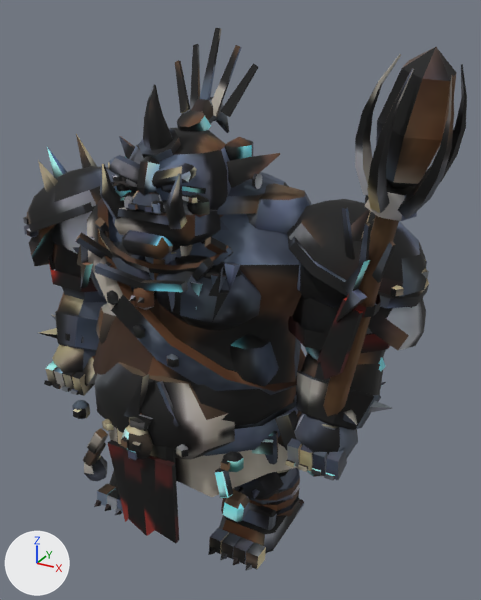
What one commit did to the glTF model public/models/ogre_mage.glb.
Rendered twice from a 50 mm camera at (2.32, -3.73, 3.62) aimed at (0.23, 0.06, 1.72). Lighting does not change. The marker at lower left points along +X, +Y and +Z. The picture after the commit comes second. Where no turn or scale is listed for an object, it has been applied to the vertices. Vertices at exactly the same position are counted once.

In view in the first picture: 'ArmL', 'ArmR', 'Head', 'LegL', 'LegR', 'Torso', 'Weapon'.
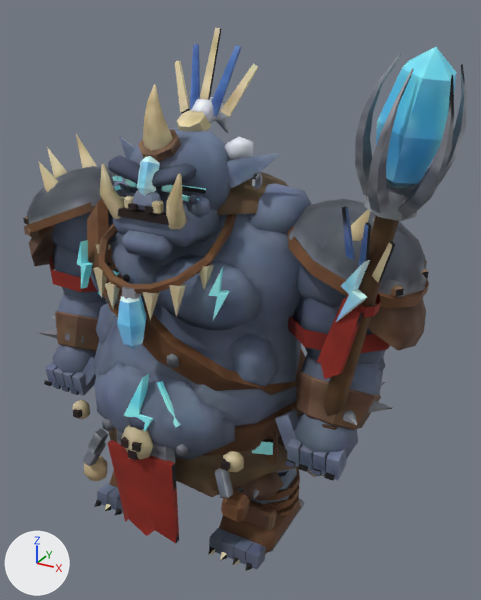
Location of each change, (x1, y1, x2, y2) in pixels of the pictures (481 x 600 px; the box of a moved part takes in the faces that stretch with it):
part 1 of me_legl, surface changed (grey to blue): (97, 471, 123, 516) in both
part 2 of me_legr, surface changed: (208, 391, 304, 571) in both
part 3 of me_torso, moved or reshaped (not visible before): after (93, 267, 107, 299)
part 4 of me_torso, moved or reshaped (not visible before): after (105, 282, 120, 310)
part 5 of me_torso, moved or reshaped: before (211, 274, 227, 288); after (143, 292, 160, 320)
part 6 of me_torso, moved or reshaped: before (190, 282, 203, 309); after (169, 284, 186, 317)
part 7 of me_torso, moved or reshaped: before (224, 262, 241, 289); after (199, 265, 214, 290)
part 8 of me_torso, added: after (122, 286, 141, 299)
part 9 of me_torso, added (blue): after (117, 296, 147, 349)
part 10 of me_torso, rebuilt (mostly hidden before): before (172, 215, 223, 252); after (98, 214, 237, 294)
part 11 of me_torso, deleted: before (75, 217, 233, 310)
part 12 of me_torso, surface changed: (72, 172, 312, 543) in both
part 13 of me_arml, surface changed: (23, 134, 119, 396) in both
part 14 of me_armr, surface changed (lighter): (275, 199, 429, 481) in both
part 15 of me_weapon, surface changed (lighter): (307, 47, 467, 477) in both
part 16 of me_head, surface changed (lighter): (100, 28, 280, 260) in both

What changed in the scene script:
```text
Change me_legl:
    where me_legl.from_pydata(...)  # 331 vertices, 558 faces; spans x -0.385..0.36, y -0.67..0.345, z -1.057..0.138
    me_legl part 1: 545 kept faces spanning x -0.385..0.36, y -0.67..0.345, z -1.057..0.138 get new texture (UV) coordinates
Change me_legr:
    where me_legr.from_pydata(...)  # 331 vertices, 558 faces; spans x -0.36..0.385, y -0.67..0.345, z -1.057..0.138
    me_legr part 2: texture (UV) coordinates of 558 of 558 faces, centred in x -0.339..0.364, y -0.63..0.328, z -1.052..0.127, changed; they spanned u 0.01..0.97, v 0.01..0.99 and now span u 0.03..0.99, v 0.01..0.97
Change me_torso:
    remove me_torso.from_pydata(...)  # 1390 vertices, 2444 faces; spans x -0.94..0.94, y -0.98..0.99, z -1.27..1.12
    add me_torso.from_pydata(...)  # 1252 vertices, 2240 faces; spans x -0.94..0.94, y -0.98..0.99, z -1.27..1.12
    me_torso part 3: the loose piece of 5 vertices spanning x -0.37..-0.3, y -0.68..-0.61, z 0.46..0.63 is scaled about its middle by (1, 0.969, 1.18), then moved by (0.05, -0.14, 0.01)
    me_torso part 4: the loose piece of 5 vertices spanning x -0.21..-0.14, y -0.71..-0.64, z 0.43..0.6 is scaled about its middle by (1, 0.955, 1.01), then moved by (0.04, -0.18, 0.01)
    me_torso part 5: the loose piece of 5 vertices spanning x 0.42..0.49, y -0.64..-0.57, z 0.51..0.69 is moved by (-0.31, -0.25, -0.08)
    me_torso part 6: the loose piece of 5 vertices spanning x 0.3..0.37, y -0.68..-0.61, z 0.46..0.63 is scaled about its middle by (1, 0.969, 1.18), then moved by (-0.05, -0.14, 0.01)
    me_torso part 7: the loose piece of 5 vertices spanning x 0.48..0.55, y -0.58..-0.51, z 0.58..0.75 is moved by (-0.13, -0.08, -0.01)
    me_torso part 8: a new loose piece, a 6-sided cut cone along z (radius 0.058 at the low end, 0.048 at the high end) spanning x -0.05..0.05, y -0.918..-0.802, z 0.555..0.615, in mat_atlas (picture img_ogre_mage_atlas)
    me_torso part 9: a new loose piece, a UV sphere (6 segments, 4 rings, poles along z) spanning x -0.1..0.1, y -0.95..-0.79, z 0.2..0.6, in mat_atlas (picture img_ogre_mage_atlas)
    me_torso part 10: the loose piece of 45 vertices spanning x -0.32..0.32, y -0.58..-0.18, z 0.72..1.0 is rebuilt with 55 vertices and now spans x -0.41..0.41, y -0.89..-0.11, z 0.58..1.02
    me_torso part 11: 21 loose pieces with 192 vertices, spanning x -0.55..0.51, y -0.85..-0.34, z 0.36..0.91, are deleted
    me_torso part 12: 1964 kept faces spanning x -0.94..0.94, y -0.98..0.99, z -1.27..1.12 get new texture (UV) coordinates
    other edits to the shape of me_torso do not show in these pictures
Change me_arml:
    where me_arml.from_pydata(...)  # 481 vertices, 822 faces; spans x -0.56..0.33, y -0.51..0.45, z -1.31..0.57
    me_arml part 13: 801 kept faces spanning x -0.56..0.33, y -0.51..0.45, z -1.29..0.57 get new texture (UV) coordinates
Change me_armr:
    where me_armr.from_pydata(...)  # 461 vertices, 786 faces; spans x -0.33..0.56, y -0.51..0.45, z -1.31..0.57
    me_armr part 14: 767 kept faces spanning x -0.33..0.56, y -0.51..0.45, z -1.29..0.57 get new texture (UV) coordinates
Change me_weapon:
    where me_weapon.from_pydata(...)  # 405 vertices, 710 faces; spans x -0.17..0.68, y -0.64..0.16, z -0.35..2.43
    me_weapon part 15: texture (UV) coordinates of 710 of 710 faces, centred in x -0.15..0.68, y -0.64..0.14, z -0.34..2.4, changed; they spanned u 0.01..0.99, v 0.01..0.97 and now span u 0.01..0.97, v 0.01..0.99
Change me_head:
    where me_head.from_pydata(...)  # 663 vertices, 1137 faces; spans x -0.603..0.604, y -0.544..0.528, z -0.172..1.08
    me_head part 16: 1129 kept faces spanning x -0.603..0.604, y -0.544..0.528, z -0.172..1.08 get new texture (UV) coordinates
```
